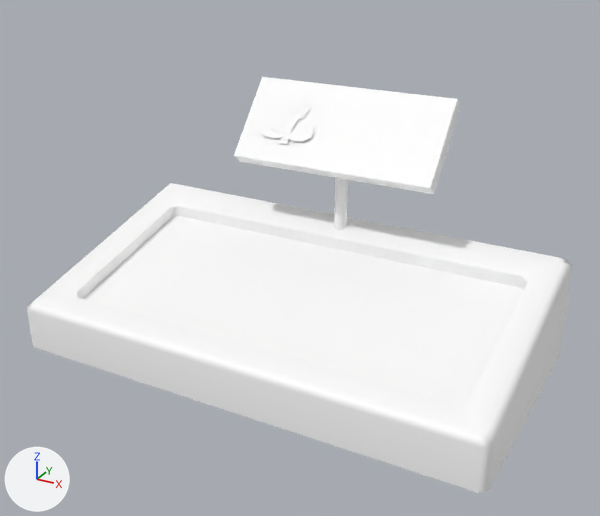
Before and after pictures for a commit that changed the FBX model Assets/[ART]/Models/StandProteaA03.fbx.
Camera for both pictures: a camera (50 mm lens) standing at (5.99, -10.64, 7.01) and looking at (0.2, -0.12, 1.75). Every picture has the same lights, and +X, +Y and +Z are marked at lower left. Where no turn or scale is listed for an object, it has been applied to the vertices.

The older version as bpy lines, for what is in view:
```python
me_mesh = bpy.data.meshes.new('Mesh')
me_mesh.from_pydata(...)  # 40 vertices, 33 faces; spans x -3.97..3.97, y -2.07..2.07, z 0.0..1.73
me_mesh.materials.append(mat_mat_environment01)  # its picture is missing
me_mesh_001 = bpy.data.meshes.new('Mesh.001')
me_mesh_001.from_pydata(...)  # 125 vertices, 111 faces; spans x -0.516..0.516, y 0.0..0.551, z 0.0..0.634
me_mesh_001.materials.append(mat_mat_environment01)  # its picture is missing
me_mesh_002 = bpy.data.meshes.new('Mesh.002')
me_mesh_002.from_pydata(...)  # 29 vertices, 26 faces; spans x -1.82..1.82, y -0.6..0.6, z -1.0..1.44
me_mesh_002.materials.append(mat_mat_environment01)  # its picture is missing
ob_standproteaa03 = bpy.data.objects.new('StandProteaA03', me_mesh)
ob_standproteaa03.location = (0.0, 0.0, 0.0)
ob_standproteaa03_icon01 = bpy.data.objects.new('StandProteaA03_Icon01', me_mesh_001)
ob_standproteaa03_icon01.location = (-0.96, 1.35, 3.08)
ob_standproteaa03_pieceboard01 = bpy.data.objects.new('StandProteaA03_PieceBoard01', me_mesh_002)
ob_standproteaa03_pieceboard01.location = (0.0, 1.75, 2.55)
```
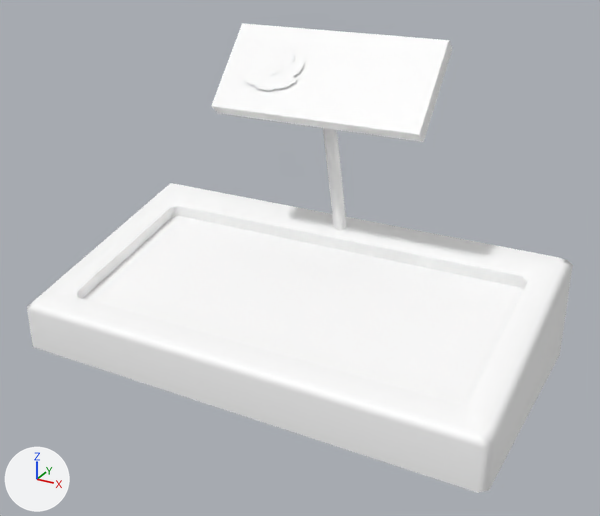
The change in detail:
me_mesh_002 has 29 vertices, 26 faces and spans x -1.82..1.82, y -0.6..0.6, z -1.0..1.44.
me_mesh_002 is used by ob_standproteaa03_pieceboard01; location (0.0, 1.75, 2.55).
me_mesh_002 part 4: the loose piece of 12 vertices spanning x -1.82..1.82, y -0.6..0.6, z 0.08..1.44 is moved by (0.0, -0.62, 1.01).
me_mesh_002 part 5: all 9 vertices in x -0.12..0.12, y -0.13..0.11, z 0.5 are moved by (0.0, -0.62, 1.01).
me_mesh_001 is used by ob_standproteaa03_icon01; location (-0.96, 1.35, 3.08).
me_mesh_001 had 125 vertices, 111 faces and spanned x -0.516..0.516, y 0.0..0.551, z 0.0..0.634.
me_mesh_001 now has 116 vertices, 115 faces and spans x -0.533..0.533, y -0.872..-0.366, z 0.709..1.301.
me_mesh_001 part 1: the loose piece of 21 vertices spanning x -0.07..0.119, y 0.374..0.514, z 0.436..0.6 is scaled about its middle by 1.84, then moved by (-0.027, -1.033, 0.539).
me_mesh_001 part 2: a new loose piece of 95 vertices spanning x -0.533..0.533, y -0.872..-0.366, z 0.709..1.301, in mat_mat_environment01 (its picture is missing).
me_mesh_001 part 3: 6 loose pieces with 104 vertices, spanning x -0.516..0.516, y 0.0..0.551, z 0.0..0.634, are deleted.
Object 'StandProteaA03_Icon01' (ob_standproteaa03_icon01) moves from (-0.96, 1.35, 3.08) to (-0.93, 1.63, 3.4).

What differs and where, as boxes [x1, y1, x2, y2] in the pictures (600 x 516 px; the box of a moved part takes in the faces that stretch with it):
'StandProteaA03_PieceBoard01', reshaped (36% taller): before [234, 77, 461, 230]; after [212, 23, 452, 231]
'StandProteaA03_Icon01', reshaped, moved (12% wider): before [260, 100, 315, 144]; after [242, 48, 304, 91]
part 1 of me_mesh_001, moved or reshaped: before [291, 103, 301, 114]; after [263, 55, 282, 76]
part 2 of me_mesh_001, added: after [242, 48, 304, 91]
part 3 of me_mesh_001, deleted: before [260, 100, 315, 144]
part 4 of me_mesh_002, moved or reshaped: before [234, 77, 460, 194]; after [212, 23, 451, 142]
part 5 of me_mesh_002, moved or reshaped: before [334, 178, 348, 230]; after [323, 128, 346, 231]
